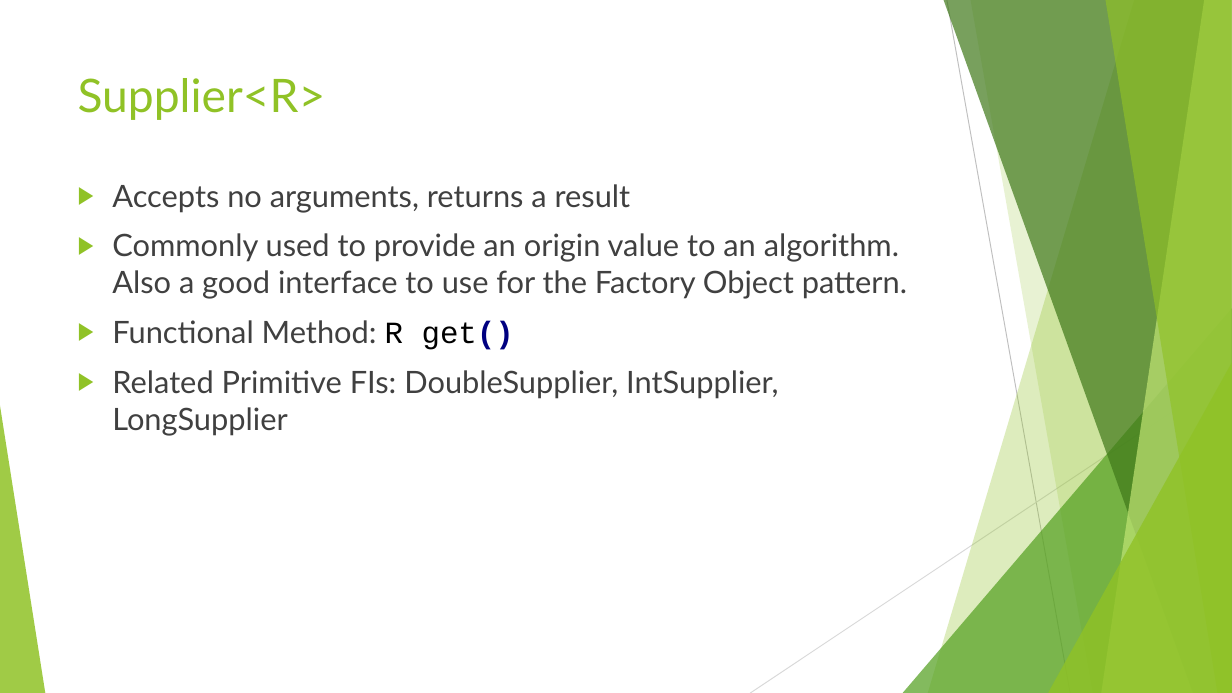
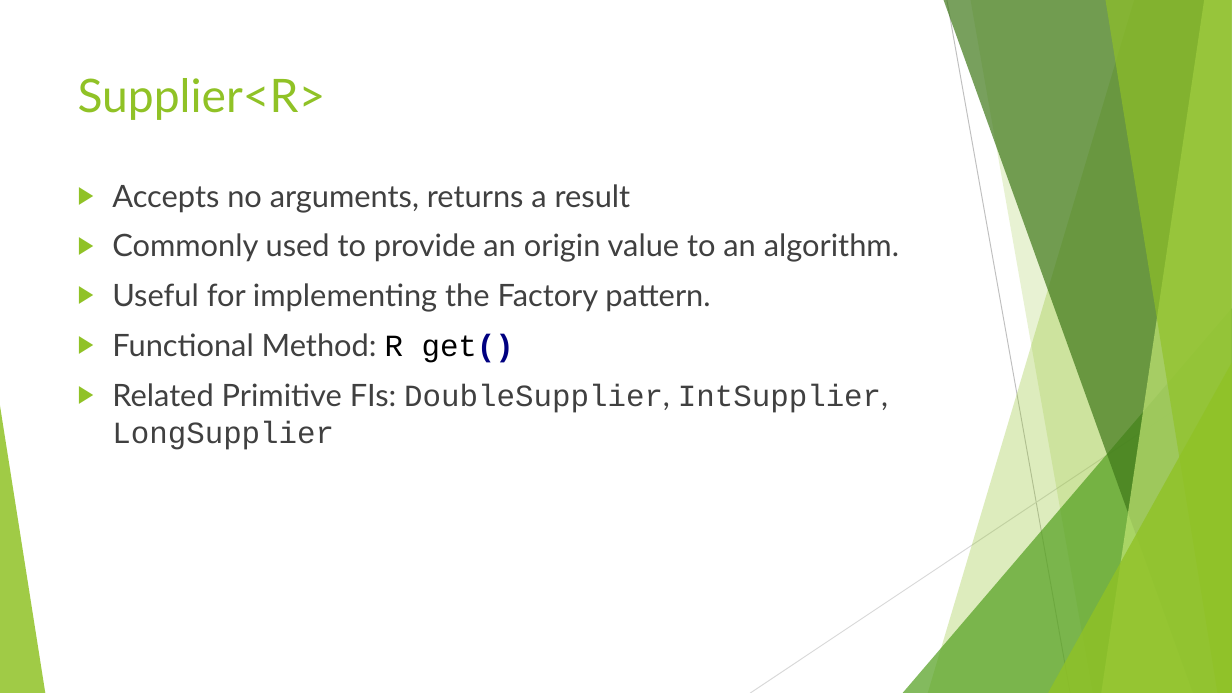
Before and after one commit to RichardRoda/2017-CodePaLOUsa-Lambda, a slide deck: slide 12 of Learning to Love the Lambda in the Stream.pptx (slide 11 before the commit). Drawn at 1232x693 pixels with LibreOffice and Linux fonts; fonts in the diff are those of the drawing. Boxes give left, top, right and bottom in pixels: in the first picture for what was removed or moved away, otherwise in the second. Text is boxed around its words. In the diff, an @@ line names an element or a change of style, - is before the commit and + after.

Commit message:
Various changes - Add unit testing strategies: builder pattern to add intermediate operation to stream, or decorator to decorate functional lambdas with testing logic.  Add slide about method references.

```diff
--- a/Learning to Love the Lambda in the Stream.pptx
+++ b/Learning to Love the Lambda in the Stream.pptx
@@ text at (112,233,899,312): text changed @@
-▶ Commonly used to provide an origin value to an algorithm. Also a good interface to use for the Factory Object pattern.
+▶ Commonly used to provide an origin value to an algorithm.
+▶ Useful for implementing the Factory pattern.
@@ text at (112,383,888,450): font Lato to Courier New in "DoubleSupplier, IntSupplier, LongSupplier" @@
```
Also in this commit, not shown: 11 other slides changed, 10 slides added, 5 other files.
